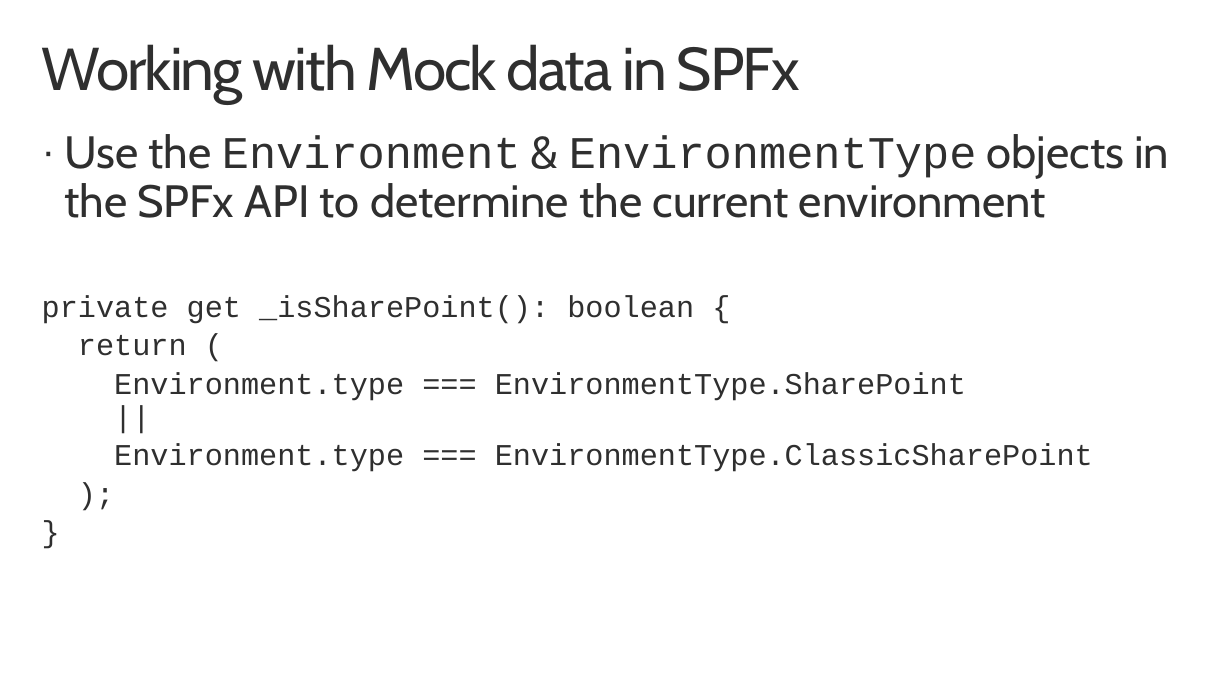
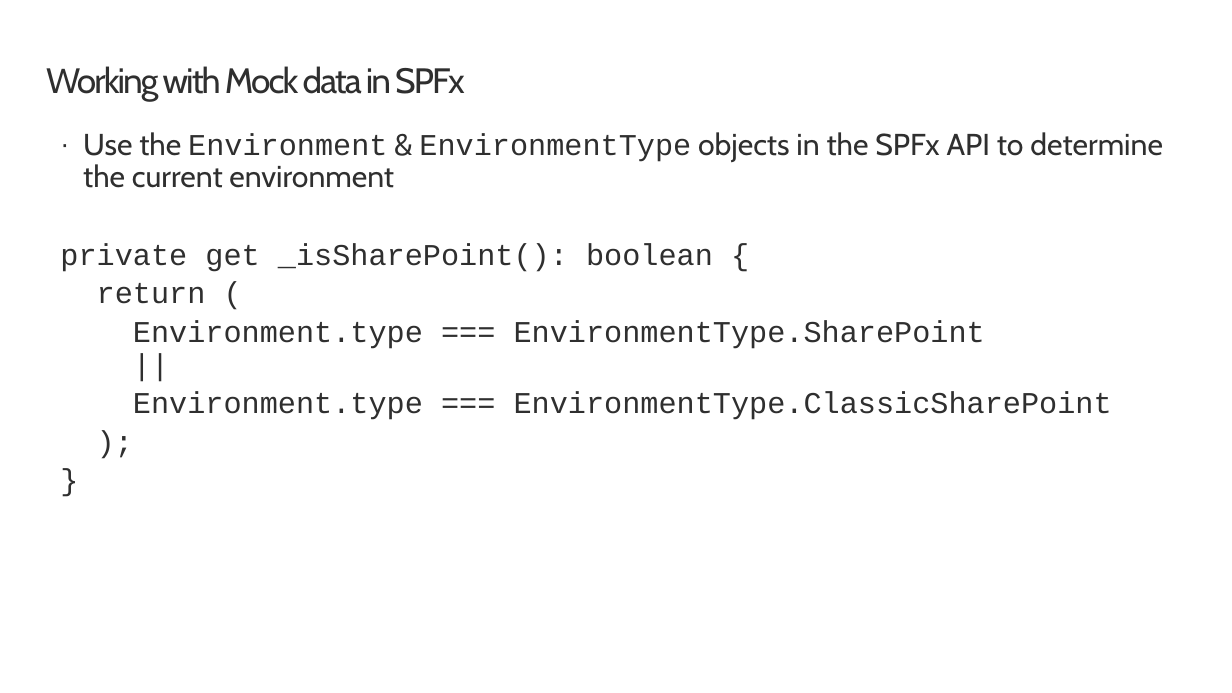
Before and after one commit to SharePoint/sp-dev-training-spfx-spcontent, a slide deck: slide 4 of 03 mock-data.pptx. Drawn at 1232x693 pixels with LibreOffice and Linux fonts; fonts in the diff are those of the drawing; background and template pictures are left out. Boxes give left, top, right and bottom in pixels: in the first picture for what was removed or moved away, otherwise in the second. Text is boxed around its words. In the diff, an @@ line names an element or a change of style, - is before the commit and + after.

```diff
--- a/03 mock-data.pptx
+++ b/03 mock-data.pptx
@@ title "Working with Mock data in ...": place and size @@
-title "Working with Mock data in ..." at [42, 44, 800, 103]
+title "Working with Mock data in ..." at [46, 66, 464, 101]
@@ title "Working with Mock data in ..." at [46, 66, 464, 101]: size 48 to 28 pt @@
@@ text "Use the Environment & EnvironmentType ...": place and size @@
-text "Use the Environment & EnvironmentType ..." at [42, 134, 1169, 472]
+text "Use the Environment & EnvironmentType ..." at [60, 132, 1163, 420]
@@ text at [83, 132, 1163, 188]: size 36 to 24 pt in "Use the Environment & EnvironmentType objects in ..."; less space between paragraphs @@
```
Also in this commit, not shown: 2 other slides changed, 2 other files.
